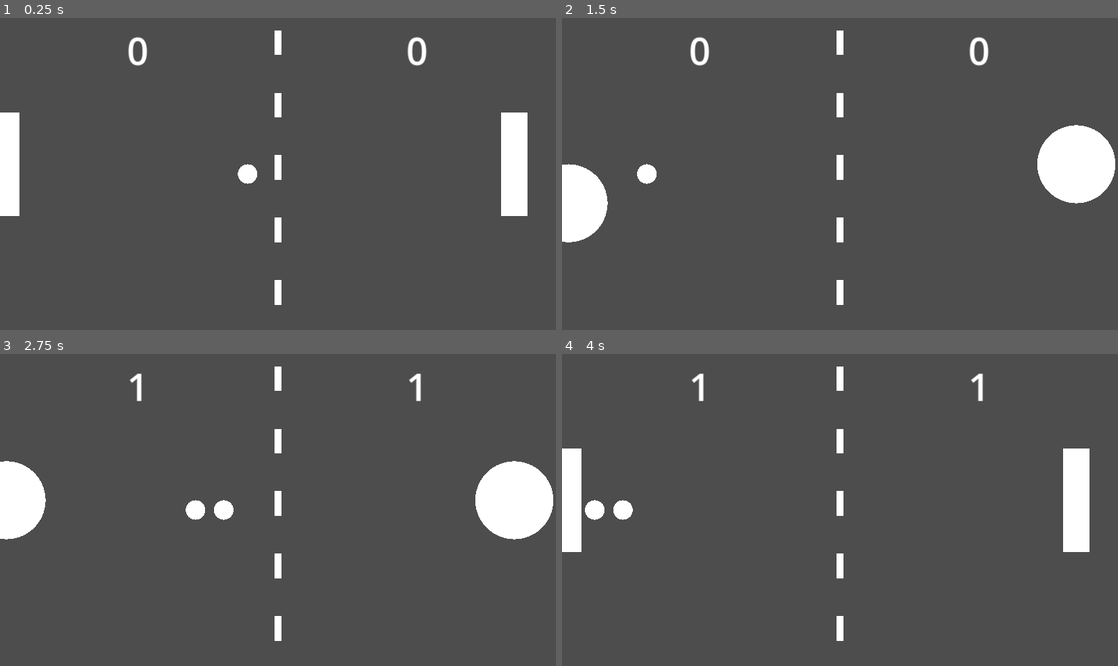
Above: before the commit, frames 1-4 (two rows, left to right).
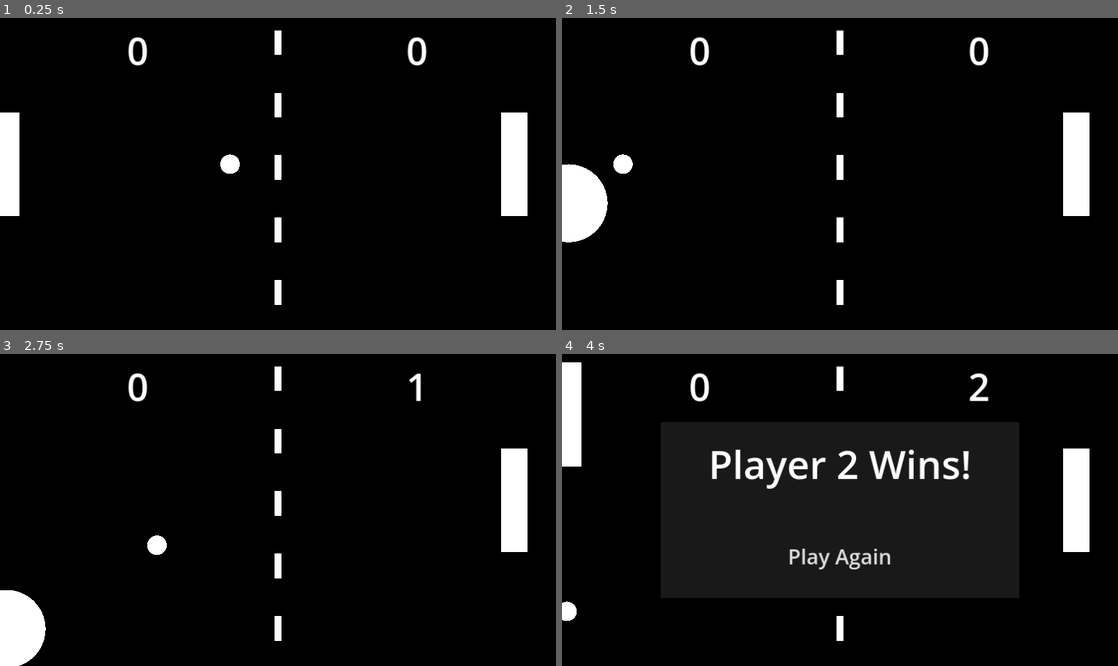
Above: after the commit, the same moments.

Repository: BizzaroErik/GodotPong
Game: Godot game, scene res://Scenes/main.tscn
The game is run twice, just before and just after one commit, with the same random seed, the same clock (stepped at 60 frames per second) and the same inputs.
Inputs:
- Up to frame 1 (0.25 s): no input
- Up to frame 2 (1.5 s): hold D (ui1_right) 0.53-1.28 s; hold S (ui1_down) from 1.28 s (still down)
- Up to frame 3 (2.75 s): release S (ui1_down) at 2.03 s; hold D (ui1_right) from 2.03 s (still down)
- Up to frame 4 (4 s): release D (ui1_right) at 2.78 s; hold W (ui1_up) 2.78-3.53 s; hold A (ui1_left) from 3.53 s (still down)

The runs differ from the first frame. In frame 1, 96% of the frame differs, in the area x 0-100%, y 0-100%; in frame 2, 96%; in frame 3, 98%; in frame 4, 98%.

Commit message:
player controller

Diff:
--- a/Scenes/ball.tscn
+++ b/Scenes/ball.tscn
@@ -24,4 +24,8 @@
 [node name="CollisionShape2D" type="CollisionShape2D" parent="."]
 shape = SubResource("CircleShape2D_1ueek")
 
+[node name="Timer" type="Timer" parent="."]
+autostart = true
+
 [connection signal="body_entered" from="." to="." method="_on_body_entered"]
+[connection signal="timeout" from="Timer" to="." method="_on_timer_timeout"]
--- a/Scenes/main.tscn
+++ b/Scenes/main.tscn
@@ -3,7 +3,7 @@
 [ext_resource type="Script" path="res://Scripts/main.gd" id="1_qhtdo"]
 [ext_resource type="PackedScene" uid="uid://btpboh8m4w5dk" path="res://Scenes/scoring_wall.tscn" id="3_l8i2q"]
 [ext_resource type="PackedScene" uid="uid://bnl7bytt2uxnr" path="res://Scenes/ui.tscn" id="3_plcu0"]
-[ext_resource type="PackedScene" uid="uid://d2b2oclx57l3" path="res://Scenes/player_controller.tscn" id="5_oxy7b"]
+[ext_resource type="PackedScene" uid="uid://d2b2oclx57l3" path="res://Scenes/player.tscn" id="5_oxy7b"]
 
 [sub_resource type="WorldBoundaryShape2D" id="WorldBoundaryShape2D_8ys7w"]
 
--- a/Scenes/player_controller.tscn
+++ b/Scenes/player.tscn
@@ -1,6 +1,6 @@
 [gd_scene load_steps=2 format=3 uid="uid://d2b2oclx57l3"]
 
-[ext_resource type="Script" path="res://Scripts/player_controller.gd" id="1_4bbjn"]
+[ext_resource type="Script" path="res://Scripts/player.gd" id="1_4bbjn"]
 
 [node name="Player" type="Node"]
 script = ExtResource("1_4bbjn")
--- a/Scenes/player_paddle_rectangle.tscn
+++ b/Scenes/player_paddle_rectangle.tscn
@@ -1,8 +1,12 @@
-[gd_scene load_steps=4 format=3 uid="uid://x7pra5gdj7eg"]
+[gd_scene load_steps=5 format=3 uid="uid://x7pra5gdj7eg"]
 
 [ext_resource type="Script" path="res://Scripts/player_paddle.gd" id="1_vekh7"]
 
+[sub_resource type="StandardMaterial3D" id="StandardMaterial3D_gjxmm"]
+albedo_color = Color(1, 0.333333, 1, 1)
+
 [sub_resource type="BoxMesh" id="BoxMesh_805ql"]
+material = SubResource("StandardMaterial3D_gjxmm")
 
 [sub_resource type="RectangleShape2D" id="RectangleShape2D_jushd"]
 size = Vector2(40, 160)
@@ -16,4 +20,5 @@
 mesh = SubResource("BoxMesh_805ql")
 
 [node name="CollisionShape2D" type="CollisionShape2D" parent="." groups=["player"]]
+visible = false
 shape = SubResource("RectangleShape2D_jushd")
--- a/Scripts/ball.gd
+++ b/Scripts/ball.gd
@@ -1,15 +1,18 @@
 class_name Ball
 extends RigidBody2D
 
-@export var velocity: Vector2 = Vector2(-200, 0)
+var speed: float = 200.0
 
 func _ready() -> void:
-	position.x = 427
-	position.y = 240
-	linear_velocity = velocity
+	var window: Vector2 = get_window().get_viewport().size
+	position.x = window.x/2
+	position.y = window.y/2
 
-func _on_body_entered(body: Node) -> void:
-	print("body entered!!!")
-	print(body.name)
-	print(str(body.position.x))
-	print(str(body.position.y))
+
+func set_velocity_towards_player(player_position: Vector2):
+	var direction = player_position - position
+	direction = direction.normalized()
+	linear_velocity = direction * speed
+
+func _on_timer_timeout() -> void:
+	linear_velocity *= 1.1
--- a/Scripts/main.gd
+++ b/Scripts/main.gd
@@ -8,7 +8,7 @@
 @onready var ui: Control = get_node("UI")
 
 func _ready() -> void:
-	ball_spawner()
+	ball_spawner(player1.get_paddle().position)
 
 func score(is_player_one: bool):
 	if is_player_one:
@@ -26,16 +26,16 @@
 	else:
 		receiving_player = player1
 
-	ball_spawner()
+	ball_spawner(receiving_player.get_paddle().position)
 
 func check_winner(player: Player):
 	if player.score >= winning_score:
 		$UI.game_finished(player)
 
-func ball_spawner():
+func ball_spawner(target_position: Vector2):
 	var next_ball: Ball = ball.instantiate()
 	self.add_child(next_ball)
-	pass
+	next_ball.set_velocity_towards_player(target_position)
 
 func set_score(player: Player) -> void:
 	player.score += 1
--- /dev/null
+++ b/Scripts/player.gd
@@ -0,0 +1,62 @@
+class_name Player
+extends Node
+
+@export var player_number: int
+@export var is_other_player: bool
+var flat_paddle: PackedScene = preload("res://Scenes/player_paddle_rectangle.tscn")
+var round_paddle: PackedScene = preload("res://Scenes/player_paddle_sphere.tscn")
+var current_paddle: Paddle
+var score: int = 0
+
+func _ready() -> void:
+	var new_paddle = flat_paddle.instantiate()
+	var window: Vector2 = get_window().get_viewport().size
+	set_paddle_position(new_paddle, window.y/2, 0.0)
+	current_paddle = new_paddle
+	self.add_child(current_paddle)
+	current_paddle.is_other_player = is_other_player
+
+func _process(delta: float) -> void:
+	if is_other_player:
+		if Input.is_action_just_pressed("ui2_right"):
+			current_paddle.queue_free()
+			add_round_paddle()
+		if Input.is_action_just_pressed("ui2_left"):
+			current_paddle.queue_free()
+			add_flat_paddle()
+	else:
+		if Input.is_action_just_pressed("ui1_right"):
+			current_paddle.queue_free()
+			add_round_paddle()
+		if Input.is_action_just_pressed("ui1_left"):
+			current_paddle.queue_free()
+			add_flat_paddle()
+
+func get_paddle() -> Paddle:
+	return current_paddle
+
+func set_paddle(new_paddle: Paddle):
+	current_paddle.queue_free()
+	current_paddle = new_paddle
+	self.add_child(current_paddle)
+	current_paddle.is_other_player = is_other_player
+
+func add_flat_paddle():
+	var new_paddle = flat_paddle.instantiate()
+	set_paddle_position(new_paddle, current_paddle.position.y, current_paddle.velocity.y)
+	set_paddle(new_paddle)
+
+func add_round_paddle():
+	var new_paddle = round_paddle.instantiate()
+	set_paddle_position(new_paddle, current_paddle.position.y, current_paddle.velocity.y)
+	set_paddle(new_paddle)
+
+func set_paddle_position(new_paddle: Paddle, position: float, speed: float):
+	var window: Vector2 = get_window().get_viewport().size
+	new_paddle.position.y = position
+	new_paddle.velocity.y = speed
+
+	if is_other_player:
+		new_paddle.position.x = window.x - 10
+	else:
+		new_paddle.position.x = 10
--- a/Scripts/player_controller.gd
+++ /dev/null
@@ -1,41 +0,0 @@
-class_name Player
-extends Node
-
-@export var player_number: int
-@export var is_other_player: bool
-var flat_paddle: PackedScene = preload("res://Scenes/player_paddle_rectangle.tscn")
-var round_paddle: PackedScene = preload("res://Scenes/player_paddle_sphere.tscn")
-var current_paddle: Paddle
-var score: int = 0
-
-func _ready() -> void:
-	add_flat_paddle()
-
-func _process(delta: float) -> void:
-	if Input.is_action_just_pressed("ui1_right"):
-		current_paddle.queue_free()
-		add_round_paddle()
-	if Input.is_action_just_pressed("ui1_left"):
-		current_paddle.queue_free()
-		add_flat_paddle()
-
-func add_flat_paddle():
-	current_paddle = flat_paddle.instantiate()
-	self.add_child(current_paddle)
-	current_paddle.is_other_player = is_other_player
-	set_paddle_position()
-
-func add_round_paddle():
-	current_paddle = round_paddle.instantiate()
-	self.add_child(current_paddle)
-	current_paddle.is_other_player = is_other_player
-	set_paddle_position()
-
-func set_paddle_position():
-	var window: Vector2 = get_window().get_viewport().size
-	current_paddle.position.y = window.y/2
-
-	if is_other_player:
-		current_paddle.position.x = window.x - 10
-	else:
-		current_paddle.position.x = 10
--- a/Scripts/player_paddle.gd
+++ b/Scripts/player_paddle.gd
@@ -3,6 +3,10 @@
 
 var is_other_player: bool
 const SPEED = 300.0
+
+func _ready() -> void:
+	var mesh_material: Material = get_node("MeshInstance2D").material
+
 
 func _physics_process(delta: float) -> void:
 	var direction
--- a/project.godot
+++ b/project.godot
@@ -68,3 +68,7 @@
 
 2d/default_gravity_vector=Vector2(0, 0)
 2d/default_linear_damp=0.0
+
+[rendering]
+
+environment/defaults/default_clear_color=Color(0, 0, 0, 1)
